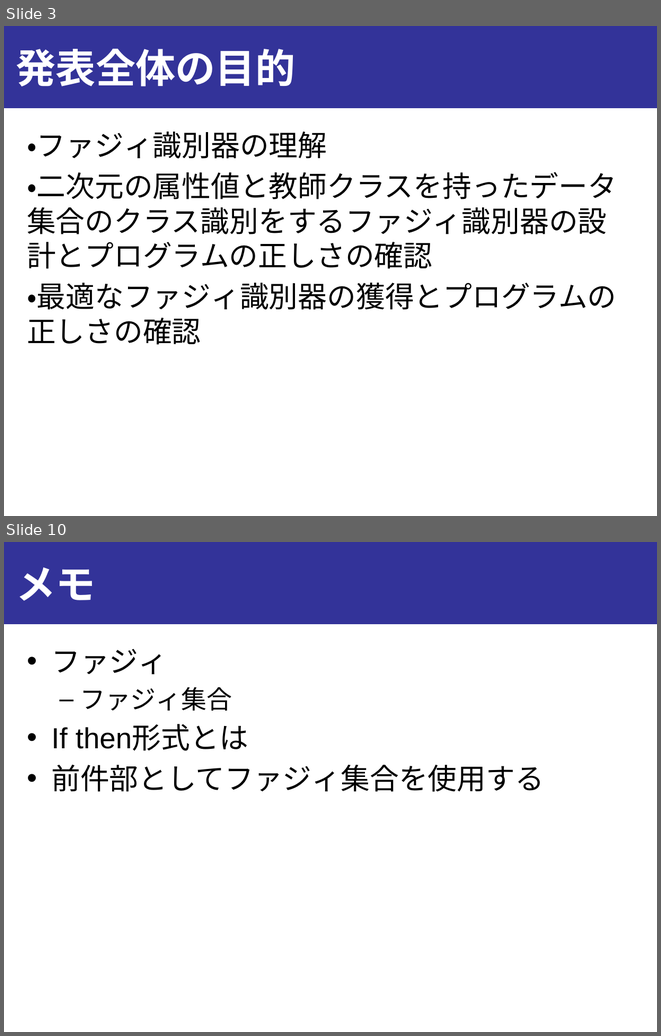
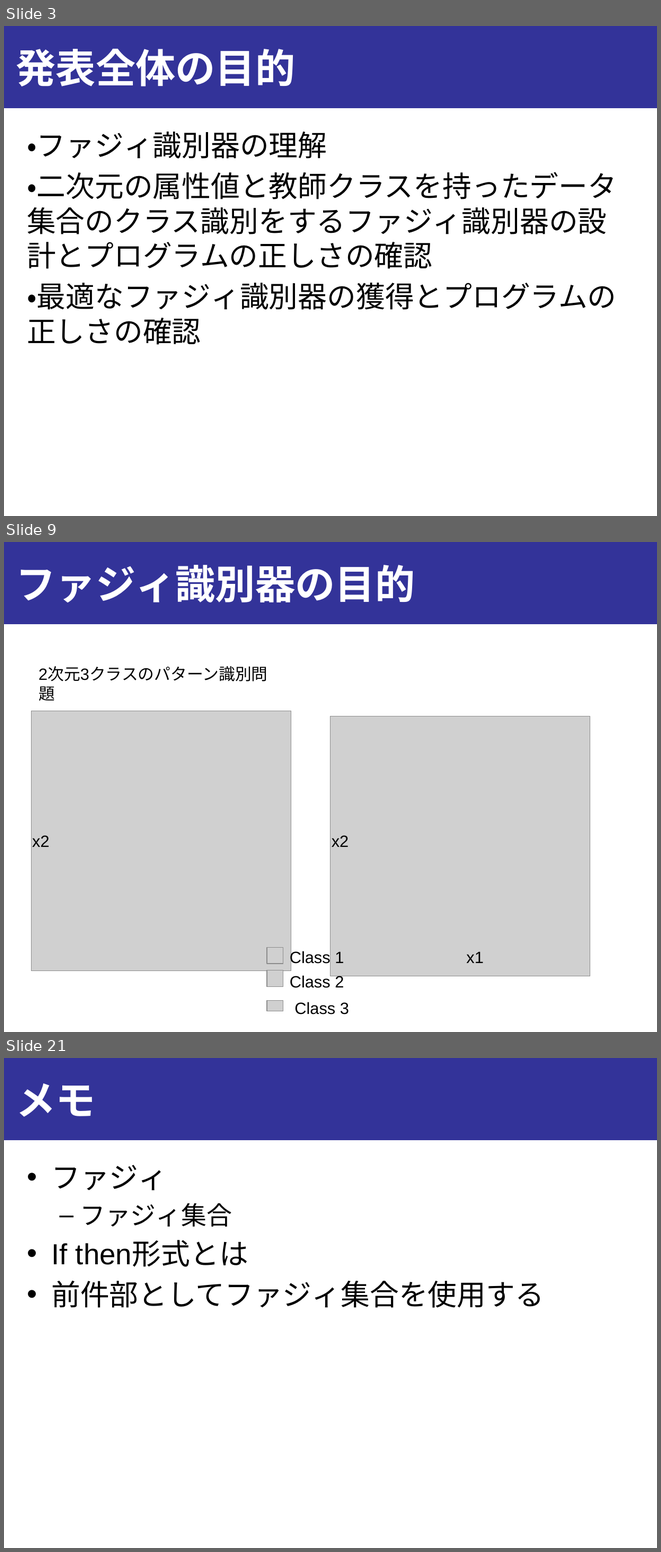
Before and after one commit to onikUone/slides, a slide deck: Junior_ex3/ex3_下書き.pptx. Shown one above the other, each under a label of ours: slides 3 and 10 before the commit, slides 3, 9 and 21 after it; the slides between them are not shown. The pictures are 661x1036 and 661x1552 pixels, drawn with LibreOffice and Linux fonts; fonts in the diff are those of the drawing; grey boxes stand for pictures. Boxes give left, top, right and bottom in pixels: in the first picture for what was removed or moved away, otherwise in the second. Text is boxed around its words. In the diff, an @@ line names an element or a change of style, - is before the commit and + after.

```diff
--- a/Junior_ex3/ex3_下書き.pptx
+++ b/Junior_ex3/ex3_下書き.pptx
@@ slide 9 added at <box>4,542,657,1032</box>, background #FFFFFF; not listed: 1 template element that a slide beside it also shows @@
@@ title added at <box>16,565,415,602</box>, 44 pt, text #FFFFFF, bold @@
+ファジィ識別器の目的
@@ text added at <box>32,660,280,686</box>, 18 pt, text #000000 @@
+2次元3クラスのパターン識別問題
@@ picture added at <box>32,711,291,970</box> @@
@@ picture added at <box>330,716,590,976</box> @@
@@ text added at <box>32,835,49,847</box>, 18 pt, text #000000 @@
+x2
@@ text added at <box>332,835,348,847</box>, 18 pt, text #000000 @@
+x2
@@ picture added at <box>267,947,283,963</box> @@
@@ text added at <box>290,950,344,966</box>, 18 pt, text #000000 @@
+Class 1
@@ text added at <box>466,952,483,963</box>, 18 pt, text #000000 @@
+x1
@@ picture added at <box>267,970,283,987</box> @@
@@ text added at <box>290,974,344,988</box>, 18 pt, text #000000 @@
+Class 2
@@ picture added at <box>267,1000,283,1012</box> @@
@@ text added at <box>294,1002,349,1014</box>, 18 pt, text #000000 @@
+Class 3
@@ what was slide 10 is now slide 21 @@
```
Also in this commit, not shown: 2 slides changed, 14 other slides added, 3 slides removed, 2 other files.
